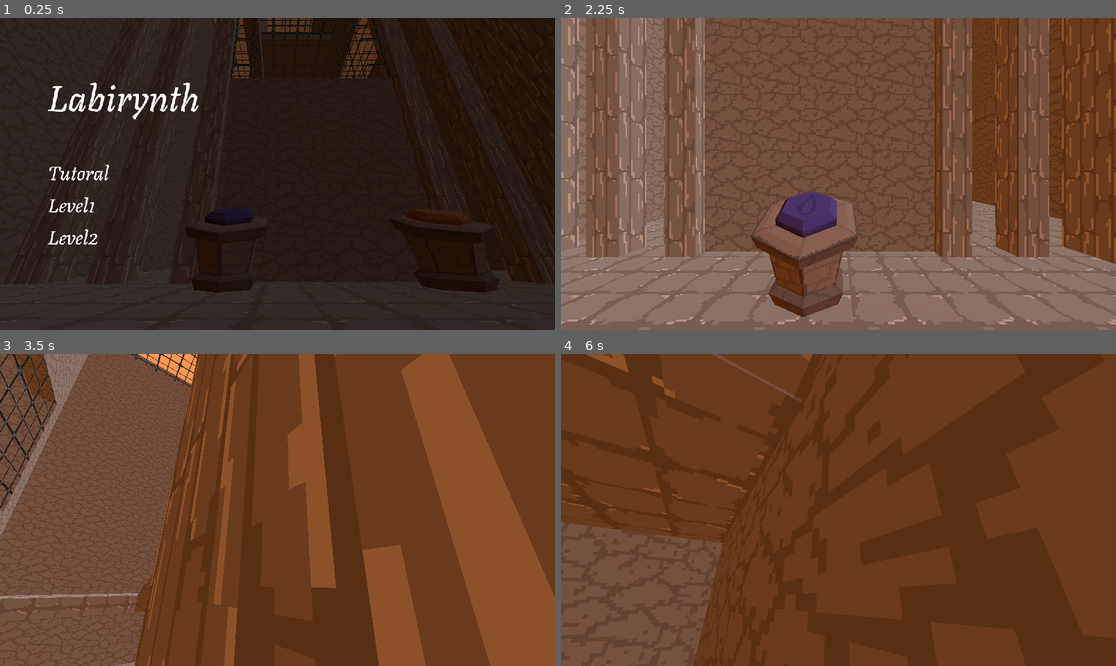
Above: before the commit, frames 1-4 (two rows, left to right).
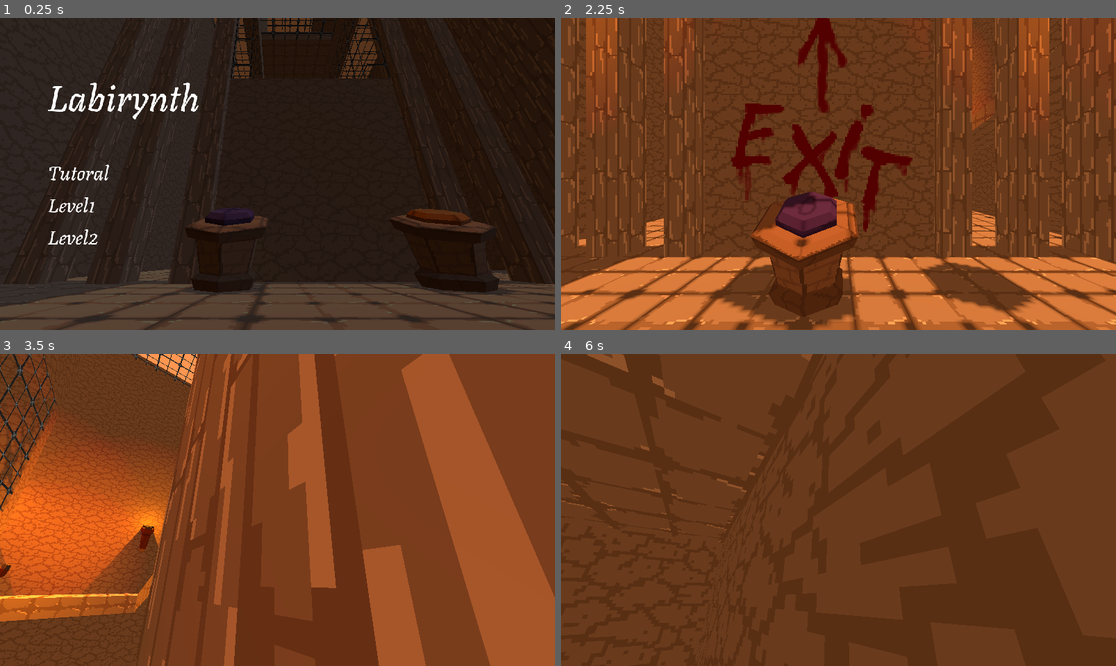
Above: after the commit, the same moments.

Repository: ThreeCoffees/HackYeah2025
Game: Godot game, scene res://levels/main_menu.tscn
Two runs of this game, one before a commit and one after it. Both use one fixed random seed, a clock stepped at 60 frames per second and the inputs below.
Inputs (mouse positions are in pixels of both pictures, inside the frame that each line leads up to):
- Up to frame 1 (0.25 s): no input
- Up to frame 2 (2.25 s): move the mouse to (721, 170) at 0.52 s; hold D (move_right) 0.53-1.28 s; click (721, 170) at 0.6 s; tap Space (jump) at 0.77, 1.52 s; tap Enter at 1.25 s; move the mouse to (721, 202) at 1.27 s; hold S (move_backwards) 1.28-2.03 s; click (721, 202) at 1.35 s; tap R (restart) at 2 s; move the mouse to (721, 236) at 2.02 s; hold D (move_right) from 2.03 s (still down); click (721, 236) at 2.1 s
- Up to frame 3 (3.5 s): move the mouse to (271, 516) at 2.77 s; release D (move_right) at 2.78 s; hold W (move_forward) from 2.78 s (still down); click (271, 516) at 2.85 s; tap Space (jump) at 3.02 s
- Up to frame 4 (6 s): move the mouse to (877, 513) at 3.52 s; click (877, 513) at 3.6 s; tap Space (jump) at 3.77, 4.52 s; move the mouse to (794, 506) at 4.27 s; click (794, 506) at 4.35 s; move the mouse to (844, 510) at 5.02 s; click (844, 510) at 5.1 s; move the mouse to (816, 503) at 5.77 s; release W (move_forward) at 5.78 s; hold D (move_right) from 5.78 s (still down); click (816, 503) at 5.85 s

The runs differ from the first frame. In frame 1, 12% of the frame differs, in the area x 0-100%, y 61-100%; in frame 2, 84%, in the area x 0-100%, y 0-100%; in frame 3, 43%; in frame 4, 12%.
Error in both runs: Cannot call method 'instantiate' on a null value. (res://ui/menu_button.gd:22)

Commit message:
add exit label

Diff:
--- /dev/null
+++ b/levels/exit_arrow_label.tscn
@@ -0,0 +1,8 @@
+[gd_scene load_steps=2 format=3 uid="uid://ddj251yfwjrod"]
+
+[ext_resource type="Texture2D" uid="uid://1e7dhsi501br" path="res://assets/exit_arrow.png" id="1_ph3mc"]
+
+[node name="ExitArrowLabel" type="Sprite3D"]
+transform = Transform3D(-3, 0, -4.5298742e-07, 0, 3, 0, 4.5298742e-07, 0, -3, 0, 0, 0)
+texture_filter = 0
+texture = ExtResource("1_ph3mc")
--- a/levels/level_2.tscn
+++ b/levels/level_2.tscn
@@ -12,6 +12,9 @@
 [ext_resource type="PackedScene" uid="uid://biv5d65umpjqc" path="res://walls/light_wall.tscn" id="6_ep78u"]
 [ext_resource type="PackedScene" uid="uid://dsbnm1yue8ama" path="res://player/player_camera.tscn" id="6_ilhis"]
 [ext_resource type="PackedScene" uid="uid://dwilk1ike3iry" path="res://characters/walking_character_small.tscn" id="7_ep78u"]
+[ext_resource type="PackedScene" uid="uid://crihsikubvc82" path="res://props/torch.tscn" id="13_wcjpl"]
+[ext_resource type="PackedScene" uid="uid://d1i61tf6odqmq" path="res://props/exit_text_label.tscn" id="14_5orea"]
+[ext_resource type="PackedScene" uid="uid://ddj251yfwjrod" path="res://levels/exit_arrow_label.tscn" id="15_0ourt"]
 
 [sub_resource type="StandardMaterial3D" id="StandardMaterial3D_ilhis"]
 transparency = 2
@@ -118,20 +121,20 @@
 collision_mask = 0
 
 [node name="CSGBox3D22" type="CSGBox3D" parent="StaticWalls/Columns"]
-transform = Transform3D(-4.371139e-08, 0, -1, 0, 1, 0, 1, 0, -4.371139e-08, 1.75, -6.375, 13.875)
-size = Vector3(0.5, 16.25, 0.5)
+transform = Transform3D(-4.371139e-08, 0, -1, 0, 1, 0, 1, 0, -4.371139e-08, 1.75, -6.625, 13.875)
+size = Vector3(0.5, 15.75, 0.5)
 
 [node name="CSGBox3D21" type="CSGBox3D" parent="StaticWalls/Columns"]
-transform = Transform3D(-4.371139e-08, 0, -1, 0, 1, 0, 1, 0, -4.371139e-08, 1.75, -6.375, 15.125)
-size = Vector3(0.5, 16.25, 0.5)
+transform = Transform3D(-4.371139e-08, 0, -1, 0, 1, 0, 1, 0, -4.371139e-08, 1.75, -6.625, 15.125)
+size = Vector3(0.5, 15.75, 0.5)
 
 [node name="CSGBox3D20" type="CSGBox3D" parent="StaticWalls/Columns"]
-transform = Transform3D(-4.371139e-08, 0, -1, 0, 1, 0, 1, 0, -4.371139e-08, 1.75, -6.375, 16.375)
-size = Vector3(0.5, 16.25, 0.5)
+transform = Transform3D(-4.371139e-08, 0, -1, 0, 1, 0, 1, 0, -4.371139e-08, 1.75, -6.625, 16.375)
+size = Vector3(0.5, 15.75, 0.5)
 
 [node name="BigCorner" type="CSGBox3D" parent="StaticWalls/Columns"]
-transform = Transform3D(1, 0, 0, 0, 1, 0, 0, 0, 1, -4.875, -2.375, 6.125)
-size = Vector3(0.75, 24.25, 1.5)
+transform = Transform3D(1, 0, 0, 0, 1, 0, 0, 0, 1, -4.875, -6.625, 6.125)
+size = Vector3(0.75, 15.75, 1.5)
 
 [node name="CSGBox3D16" type="CSGBox3D" parent="StaticWalls/Columns"]
 transform = Transform3D(1, 0, 0, 0, 1, 0, 0, 0, 1, -3.5, -9.75, 6.625)
@@ -284,9 +287,6 @@
 [node name="WalkingCharacter" parent="StaticWalls/Floors" instance=ExtResource("5_ep78u")]
 transform = Transform3D(1, 0, 0, 0, 1, 0, 0, 0, 1, 4.25, 10.25, 2.5)
 
-[node name="DirectionalLight3D" type="DirectionalLight3D" parent="."]
-transform = Transform3D(-0.25881886, 0.6830129, -0.6830126, -1.4393432e-08, 0.70710665, 0.70710695, 0.9659259, 0.18301263, -0.18301252, 0, 0, 0)
-
 [node name="Waterfalls" type="Node3D" parent="."]
 transform = Transform3D(-4.371139e-08, 0, -1, 0, 1, 0, 1, 0, -4.371139e-08, 0, 0, 0)
 
@@ -304,10 +304,10 @@
 transform = Transform3D(-4.371139e-08, 0, -1, 0, 1, 0, 1, 0, -4.371139e-08, 0, 0.75, 2.5)
 
 [node name="RainButton2" parent="GlobalButtons" instance=ExtResource("4_ilhis")]
-transform = Transform3D(-4.371139e-08, 0, -1, 0, 1, 0, 1, 0, -4.371139e-08, 0.75, 10.25, 1.75)
+transform = Transform3D(-4.371139e-08, 0, -1, 0, 1, 0, 1, 0, -4.371139e-08, 0.5, 10.25, 2.75)
 
 [node name="SunButton" parent="GlobalButtons" instance=ExtResource("4_ilhis")]
-transform = Transform3D(-4.371139e-08, 0, -1, 0, 1, 0, 1, 0, -4.371139e-08, -0.75, 10.25, 1.75)
+transform = Transform3D(-4.371139e-08, 0, -1, 0, 1, 0, 1, 0, -4.371139e-08, -2, 10.25, 2.75)
 property = "sun"
 
 [node name="LightWalls" type="Node3D" parent="."]
@@ -332,3 +332,41 @@
 
 [node name="LightWall7" parent="LightWalls" instance=ExtResource("6_ep78u")]
 transform = Transform3D(-4.371139e-08, 0, 1, 0, 1, 0, -1, 0, -4.371139e-08, -5, 10.25, 1.25)
+
+[node name="Lights" type="Node3D" parent="."]
+
+[node name="Torch" parent="Lights" instance=ExtResource("13_wcjpl")]
+transform = Transform3D(1, 0, 0, 0, 0.9659258, -0.25881904, 0, 0.25881904, 0.9659258, 0, 5.25, -2.35)
+
+[node name="Torch2" parent="Lights" instance=ExtResource("13_wcjpl")]
+transform = Transform3D(-4.371139e-08, 0.25881904, 0.9659258, 0, 0.96592593, -0.25881907, -1.0000001, -1.13133405e-08, -4.2221963e-08, -4.5, 5.25, 0.1500001)
+
+[node name="Torch3" parent="Lights" instance=ExtResource("13_wcjpl")]
+transform = Transform3D(1.3113417e-07, -0.258819, -0.96592575, 8.881785e-16, 0.9659259, -0.25881904, 1.0000001, 3.394002e-08, 1.2666588e-07, 4.8, 5.25, 0.1500001)
+
+[node name="Torch4" parent="Lights" instance=ExtResource("13_wcjpl")]
+transform = Transform3D(1.3113417e-07, -0.258819, -0.96592575, 8.881785e-16, 0.9659259, -0.25881904, 1.0000001, 3.394002e-08, 1.2666588e-07, 4.8, 3, 6.65)
+
+[node name="Torch5" parent="Lights" instance=ExtResource("13_wcjpl")]
+transform = Transform3D(1.3113417e-07, -0.258819, -0.96592575, 8.881785e-16, 0.9659259, -0.25881904, 1.0000001, 3.394002e-08, 1.2666588e-07, 4.8, 3, 11.4)
+
+[node name="Torch6" parent="Lights" instance=ExtResource("13_wcjpl")]
+transform = Transform3D(-1, -2.2626674e-08, -8.44439e-08, 8.881784e-16, 0.9659258, -0.258819, 8.742277e-08, -0.25881898, -0.9659257, -0.5749998, 5.5, 13.599999)
+
+[node name="Torch7" parent="Lights" instance=ExtResource("13_wcjpl")]
+transform = Transform3D(-1, -2.2626674e-08, -8.44439e-08, 8.881784e-16, 0.9659258, -0.258819, 8.742277e-08, -0.25881898, -0.9659257, -5.325, 5.5, 13.599999)
+
+[node name="Torch8" parent="Lights" instance=ExtResource("13_wcjpl")]
+transform = Transform3D(1.3113417e-07, -0.258819, -0.96592575, 8.881785e-16, 0.9659259, -0.25881904, 1.0000001, 3.394002e-08, 1.2666588e-07, -2.1999998, 3.5, 5.4)
+
+[node name="Torch9" parent="Lights" instance=ExtResource("13_wcjpl")]
+transform = Transform3D(1.3113417e-07, -0.258819, -0.96592575, 8.881785e-16, 0.9659259, -0.25881904, 1.0000001, 3.394002e-08, 1.2666588e-07, -2.1999998, 3.5, 10.15)
+
+[node name="Torch10" parent="Lights" instance=ExtResource("13_wcjpl")]
+transform = Transform3D(-1, 2.262668e-08, 8.444392e-08, -8.881784e-16, 0.9659259, -0.25881904, -8.7422784e-08, -0.25881904, -0.9659258, 4.25, 13.25, 3.4)
+
+[node name="ExitTextLabel" parent="." instance=ExtResource("14_5orea")]
+transform = Transform3D(-3, 0, -4.5298742e-07, 0, 3, 0, 4.5298742e-07, 0, -3, 0, 2.25, 3.675)
+
+[node name="ExitArrowLabel" parent="." instance=ExtResource("15_0ourt")]
+transform = Transform3D(3, -2.3841858e-07, 4.5298748e-07, -2.3841858e-07, -3, 0, 4.529875e-07, -2.1316285e-14, -3, 0, 3.75, 3.675)
--- /dev/null
+++ b/props/exit_text_label.tscn
@@ -0,0 +1,8 @@
+[gd_scene load_steps=2 format=3 uid="uid://d1i61tf6odqmq"]
+
+[ext_resource type="Texture2D" uid="uid://bjuau1afq2l6l" path="res://assets/exit_text.png" id="1_qpw4v"]
+
+[node name="ExitTextLabel" type="Sprite3D"]
+transform = Transform3D(-3, 0, -4.5298742e-07, 0, 3, 0, 4.5298742e-07, 0, -3, 0, 0, 0)
+texture_filter = 0
+texture = ExtResource("1_qpw4v")
--- a/props/torch.tscn
+++ b/props/torch.tscn
@@ -13,11 +13,12 @@
 mesh = ExtResource("1_1p4ae")
 surface_material_override/0 = SubResource("StandardMaterial3D_k62w5")
 
-[node name="SpotLight3D" type="SpotLight3D" parent="."]
-transform = Transform3D(1, 0, 0, 0, -4.371139e-08, -1, 0, 1, -4.371139e-08, 0, 0.52120024, 0.10912168)
+[node name="OmniLight3D" type="OmniLight3D" parent="."]
+transform = Transform3D(1, 0, 0, 0, -4.371139e-08, -1, 0, 1, -4.371139e-08, 0, 0.82120025, 0.10912168)
 light_color = Color(1, 0.4666667, 0, 1)
-light_energy = 3.215
-light_indirect_energy = 1.535
-light_volumetric_fog_energy = 2.945
-light_specular = 16.0
-spot_angle = 103.41
+light_energy = 2.03
+light_indirect_energy = 1.675
+light_volumetric_fog_energy = 0.5
+light_size = 0.05
+shadow_enabled = true
+shadow_bias = 0.03
--- a/singletons/global_state_manager.gd
+++ b/singletons/global_state_manager.gd
@@ -30,6 +30,8 @@
 var current_sky_b: float;
 var current_volumetric_density: float;
 var current_volumetric_anisotropy: float;
+
+@onready var sun:= $DirectionalLight3D;
 
 func _ready() -> void:
 	if current == "sun":
@@ -70,6 +72,7 @@
 	env.volumetric_fog_albedo = sky_col
 	env.volumetric_fog_density = current_volumetric_density
 	env.volumetric_fog_anisotropy = current_volumetric_anisotropy
+	sun.light_color = sky_col
 
 func set_property(property: String) -> void:
 	if not ["rain", "sun"].has(property):
--- a/singletons/global_state_manager.tscn
+++ b/singletons/global_state_manager.tscn
@@ -24,3 +24,8 @@
 
 [node name="WorldEnvironment" type="WorldEnvironment" parent="."]
 environment = SubResource("Environment_01d2f")
+
+[node name="DirectionalLight3D" type="DirectionalLight3D" parent="."]
+transform = Transform3D(1, 0, 0, 0, -4.371139e-08, 0.9999999, 0, -1.0000001, -4.371139e-08, 0, 0, 0)
+light_color = Color(1, 0.5921569, 0.32156864, 1)
+shadow_enabled = true
Binary file added: assets/exit_arrow.png
Not shown, added: assets/exit_arrow.png.import
Binary file added: assets/exit_text.png
Not shown, added: assets/exit_text.png.import
Not shown: 1 places in levels/level_2.tscn that only renumber resources
Not shown, added: assets/exit_text.png~
